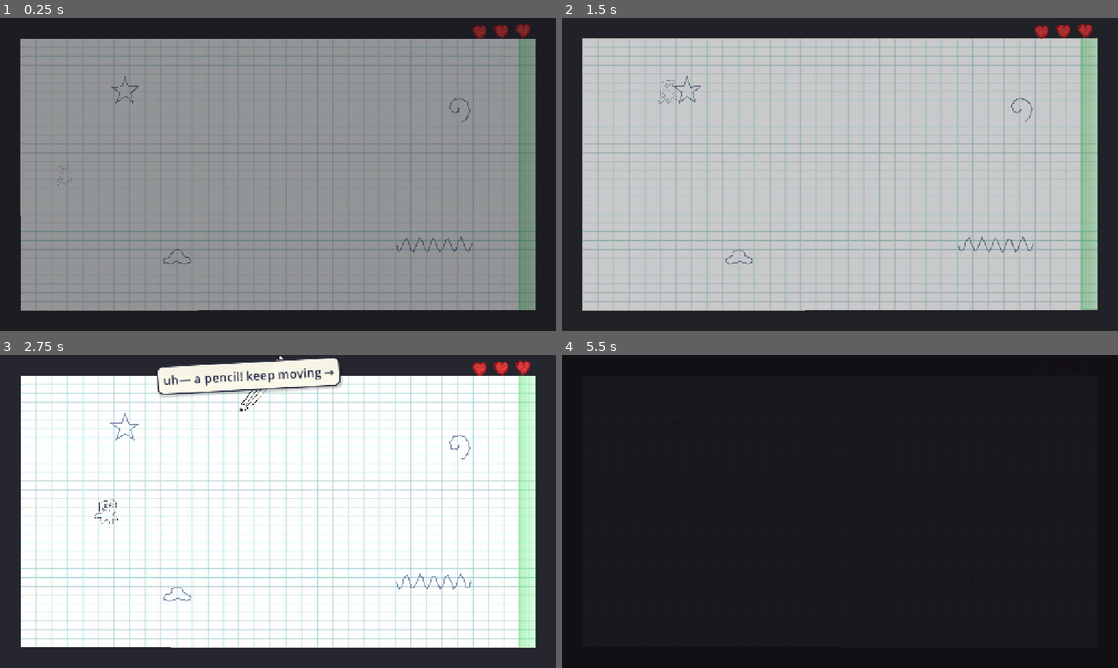
Above: before the commit, frames 1-4 (two rows, left to right).
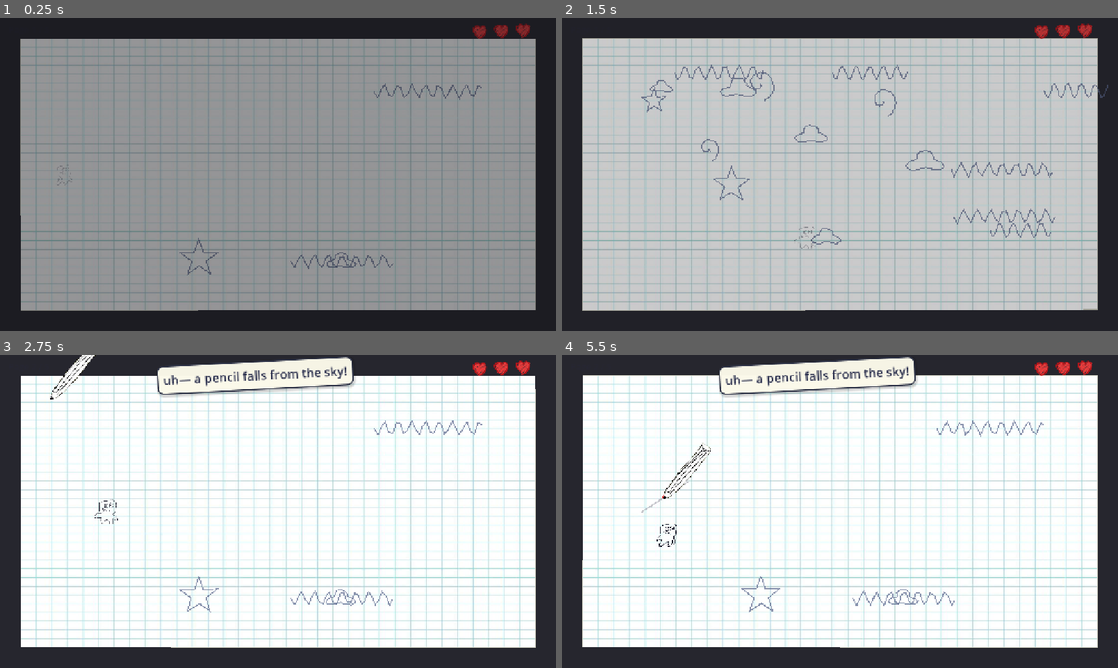
Above: after the commit, the same moments.

Repository: shiarauzo/Shebuiltthis-gamejam
Game: Godot game, scene res://tests/test_main.tscn
Two runs of this game, one before a commit and one after it. Both use one fixed random seed, a clock stepped at 60 frames per second and the inputs below. This scene is started directly instead of the project's main scene.
Inputs (mouse positions are in pixels of both pictures, inside the frame that each line leads up to):
- Up to frame 1 (0.25 s): no input
- Up to frame 2 (1.5 s): tap Enter at 0.5 s; move the mouse to (962, 158) at 0.52 s; hold D 0.53-1.25 s; click (962, 158) at 0.67 s; drag from (728, 190) to (1090, 174) at 1.27 s
- Up to frame 3 (2.75 s): move the mouse to (333, 442) at 2.02 s; hold D from 2.03 s (still down)
- Up to frame 4 (5.5 s): release D at 2.75 s; drag from (812, 574) to (673, 464) at 2.77 s; move the mouse to (1006, 558) at 3.52 s; hold A 3.53-4.25 s; drag from (673, 464) to (1090, 511) at 4.27 s; move the mouse to (867, 511) at 5.02 s; hold S from 5.03 s (still down); click (867, 511) at 5.17 s

The runs differ from the first frame. In frame 1, 2.4% of the frame differs, in the area x 20-97%, y 6-94%; in frame 2, 3.9%; in frame 3, 4.0%; in frame 4, 100%, in the area x 0-100%, y 0-100%.

Commit message:
Sky-falling erasers, escalating doodles, invisible edge, page-1 hint
Reworks the threat model and page progression:

- Erasers now RAIN FROM THE SKY: each drops in, chases briefly, then flies
  back up and leaves (transient). Waves scale with the page — 1 at a time
  on page 3, up to 2-3 at once on the last pages. The pencil also drops in
  from the sky when it arrives on page 2.
- The decorative page doodles now GROW in number each page (4, 7, 10, 13,
  16...), with colliders rebuilt per page, so reaching the end gets busier
  and harder to weave through.
- The green "escape edge" bar is gone — the doodle discovers the page
  continues; on page 1 a speech bubble nudges it ("looks like the path
  continues") as it nears the (now invisible) edge.
- Pencil/eraser/grid credited as third-party where applicable (Vecteezy
  grid, Pinterest pencil); doodle + eraser are Shiara's hand-drawn art.
- Test-only __AWAKE_INVINCIBLE flag lets the e2e prove the win flow on the
  harder later pages (a human dodges; the hold-right bot can't).

Tests updated for the new model (transient erasers, per-page obstacles).
Full suite 32/32, browser e2e 6/6.

Diff:
--- a/scripts/eraser.gd
+++ b/scripts/eraser.gd
@@ -1,18 +1,21 @@
 extends Area2D
 class_name Eraser
-## The giant eraser (phase 2). Chases the player, erases ink it passes over,
-## and chips away one heart each time it touches the player (player i-frames
-## space the hits out, so contact drains a heart roughly once per i-frame
-## window rather than an instant kill).
+## A giant eraser that DROPS FROM THE SKY, chases the doodle for a short while,
+## then flies back up and leaves. Touching it chips one heart (player i-frames
+## space the repeats out, so it's not an instant kill). Several can rain down at
+## once on the later pages — see Game._spawn_eraser_wave().
 
 signal caught_player
 
-const SPEED := 120.0
+const SPEED := 130.0
 const ERASE_RADIUS := 92.0
-const SPAWN_GRACE := 0.6  # can't catch the player for a beat after appearing
+const LIFE := 4.5  # seconds spent chasing before it flies away
 
 var target: Node2D
-var _armed := false
+var land_pos := Vector2.ZERO  # set by the spawner before add_child
+
+var _phase := "enter"  # enter | chase | leave
+var _life_t := 0.0
 
 func _ready() -> void:
 	z_index = 6
@@ -30,29 +33,23 @@
 	spr.scale = Vector2(0.34, 0.34)
 	add_child(spr)
 	body_entered.connect(_on_body_entered)
-	get_tree().create_timer(SPAWN_GRACE).timeout.connect(_arm)
 
-func _arm() -> void:
-	_armed = true
-
-	# Trailing eraser-shaving dust.
-	var dust := CPUParticles2D.new()
-	dust.amount = 18
-	dust.lifetime = 0.6
-	dust.spread = 180.0
-	dust.direction = Vector2(0, 1)
-	dust.gravity = Vector2(0, 50)
-	dust.initial_velocity_min = 8.0
-	dust.initial_velocity_max = 45.0
-	dust.scale_amount_min = 1.0
-	dust.scale_amount_max = 2.5
-	dust.color = Color(0.96, 0.86, 0.89, 0.7)
-	dust.emitting = true
-	add_child(dust)
+	# Drop in from above the page to the landing spot.
+	var sky := Vector2(land_pos.x, Game.sheet_rect.position.y - 170.0)
+	global_position = sky
+	var tw := create_tween()
+	tw.tween_property(self, "global_position:y", land_pos.y, 0.45).set_trans(Tween.TRANS_SINE).set_ease(Tween.EASE_OUT)
+	tw.tween_callback(func(): _phase = "chase")
 
 func _physics_process(delta: float) -> void:
-	# Runs at a fixed 60 Hz (not the uncapped visual frame rate) and settles with
-	# the physics step. Ink is capped (see Pencil.MAX_INK), so this scan is small.
+	if _phase != "chase":
+		return
+
+	_life_t += delta
+	if _life_t >= LIFE:
+		_leave()
+		return
+
 	if target and is_instance_valid(target):
 		var to := target.global_position - global_position
 		if to.length() > 1.0:
@@ -64,14 +61,22 @@
 			ink.queue_free()
 
 	# Contact damage: while overlapping the player, keep signalling a hit. The
-	# player's i-frames swallow the repeats, so each touch costs one heart and
-	# the player gets a window to break away before the next.
-	if _armed and monitoring:
-		for b in get_overlapping_bodies():
-			if b.is_in_group("player"):
-				caught_player.emit()
-				break
+	# player's i-frames swallow the repeats, so each touch costs one heart.
+	for b in get_overlapping_bodies():
+		if b.is_in_group("player"):
+			caught_player.emit()
+			break
+
+## Fly back up off the page, then remove itself.
+func _leave() -> void:
+	if _phase == "leave":
+		return
+	_phase = "leave"
+	monitoring = false
+	var tw := create_tween()
+	tw.tween_property(self, "global_position:y", Game.sheet_rect.position.y - 220.0, 0.55).set_trans(Tween.TRANS_SINE).set_ease(Tween.EASE_IN)
+	tw.tween_callback(queue_free)
 
 func _on_body_entered(body: Node) -> void:
-	if _armed and body.is_in_group("player"):
+	if _phase == "chase" and body.is_in_group("player"):
 		caught_player.emit()
--- a/scripts/escape_edge.gd
+++ b/scripts/escape_edge.gd
@@ -35,12 +35,7 @@
 		reached.emit()
 
 func _draw() -> void:
-	if not active:
-		return
-	var r: Rect2 = Game.sheet_rect
-	var x := r.position.x + r.size.x
-	# Draw in local space (the node sits at the edge center, so subtract `position`).
-	for i in range(8):
-		var a := 0.42 - i * 0.045
-		draw_rect(Rect2(Vector2(x - 40 + i * 5, r.position.y) - position, Vector2(6, r.size.y)), Color(0.30, 0.90, 0.42, a), true)
-	draw_line(Vector2(x, r.position.y) - position, Vector2(x, r.position.y + r.size.y) - position, Color(0.20, 0.80, 0.32, 0.95), 3.0)
+	# The edge is intentionally invisible now — the doodle discovers that the path
+	# continues (a page-1 hint nudges them right). Kept as a node so the win
+	# collision still works if ever wired up.
+	pass
--- a/scripts/game.gd
+++ b/scripts/game.gd
@@ -27,7 +27,9 @@
 
 var player: Player
 var pencil: Pencil
-var eraser: Eraser
+var _erasers_on := false      # eraser rain enabled (from page 3)
+var _eraser_timer := 0.0      # time until the next wave drops
+var _edge_hint_shown := false # page-1 "the path continues" nudge
 var notebook: Notebook
 var edge_glow: EscapeEdge
 var hud_label: Label
@@ -68,6 +70,7 @@
 	notebook = Notebook.new()
 	notebook.z_index = -10
 	add_child(notebook)
+	notebook.set_page(1)
 
 	edge_glow = EscapeEdge.new()
 	add_child(edge_glow)
@@ -158,26 +161,57 @@
 	# page by page as the doodle advances (see _introduce_threats).
 	edge_glow.open()
 
-## Bring in the hazards gradually: the pencil from page 2, the eraser from page 3.
+## Bring in the hazards gradually: the pencil drops in on page 2, the erasers
+## start raining from the sky on page 3 (more of them on later pages).
 func _introduce_threats() -> void:
 	if page >= 2 and pencil.target == null:
-		pencil.target = player  # a null target keeps the pencil inert on page 1
-		pencil.set_process(true)
-		pencil.visible = true
-		_say("uh— a pencil! keep moving →")
-	if page >= 3 and (eraser == null or not is_instance_valid(eraser)):
-		_spawn_eraser()
-		_say("the eraser!! run!")
-
-func _spawn_eraser() -> void:
+		_drop_in_pencil()
+		_say("uh— a pencil falls from the sky!")
+	if page >= 3 and not _erasers_on:
+		_erasers_on = true
+		_eraser_timer = 1.2 if _fast else 2.4
+		_spawn_eraser_wave()  # the first one right away
+		_say("erasers!! they're raining down— run!")
+
+## The pencil drops from above, then starts hunting once it lands.
+func _drop_in_pencil() -> void:
+	var top := Game.sheet_rect.position.y + 24.0
+	pencil.target = player
+	pencil.visible = true
+	pencil.set_process(false)
+	pencil.global_position = Vector2(player.global_position.x, Game.sheet_rect.position.y - 170.0)
+	var tw := create_tween()
+	tw.tween_property(pencil, "global_position:y", top, 0.5).set_trans(Tween.TRANS_SINE).set_ease(Tween.EASE_OUT)
+	tw.tween_callback(func(): pencil.set_process(true))
+
+func _eraser_wave_size() -> int:
+	if page >= 5:
+		return 3
+	if page >= 4:
+		return 2
+	return 1
+
+func _spawn_eraser_wave() -> void:
 	var r: Rect2 = Game.sheet_rect
-	eraser = Eraser.new()
-	eraser.target = player
-	eraser.global_position = r.position + Vector2(28, 28)
-	add_child(eraser)
-	eraser.caught_player.connect(player.take_damage)  # contact chips a heart, not instant death
-	shake(14.0, 0.45)
-	flash(Color(0.95, 0.55, 0.66), 0.35, 0.45)
+	for i in range(_eraser_wave_size()):
+		var lx := r.position.x + randf_range(r.size.x * 0.2, r.size.x * 0.9)
+		var ly := r.position.y + randf_range(60.0, 120.0)
+		_spawn_eraser(Vector2(lx, ly))
+	shake(10.0, 0.3)
+	flash(Color(0.95, 0.55, 0.66), 0.28, 0.4)
+
+func _spawn_eraser(landing: Vector2) -> void:
+	var e := Eraser.new()
+	e.target = player
+	e.land_pos = landing
+	e.add_to_group("erasers")
+	add_child(e)
+	e.caught_player.connect(player.take_damage)  # contact chips a heart, not instant death
+
+func _clear_erasers() -> void:
+	for e in get_tree().get_nodes_in_group("erasers"):
+		if is_instance_valid(e):
+			e.queue_free()
 
 # --- Per-frame -----------------------------------------------------------
 
@@ -199,8 +233,21 @@
 
 	if state == "play":
 		survival_time += delta
-		hud_label.text = "Page %d / %d   —   run for the edge →" % [page, total_pages]
+		hud_label.text = "Page %d / %d" % [page, total_pages]
 		var r: Rect2 = Game.sheet_rect
+
+		# Rain erasers from the sky in waves once enabled (page 3+).
+		if _erasers_on:
+			_eraser_timer -= delta
+			if _eraser_timer <= 0.0:
+				_eraser_timer = maxf(1.6, 4.0 - page * 0.4)
+				_spawn_eraser_wave()
+
+		# Page 1: nudge the doodle onward when it nears the (invisible) edge.
+		if page == 1 and not _edge_hint_shown and player.global_position.x >= r.position.x + r.size.x - 260.0:
+			_edge_hint_shown = true
+			_say("huh— looks like the path continues →")
+
 		if player.global_position.x >= r.position.x + r.size.x - 24.0:
 			_flip_page()
 
@@ -216,8 +263,8 @@
 	var r: Rect2 = Game.sheet_rect
 	player.set_physics_process(false)
 	player.invincible = true  # safe during the flip cinematic
-	if eraser and is_instance_valid(eraser):
-		eraser.monitoring = false  # can't catch the doodle mid-flip
+	_clear_erasers()          # any in-flight erasers leave with the page
+	_eraser_timer = 1.0
 	edge_glow.active = false
 	edge_glow.queue_redraw()
 
@@ -244,10 +291,9 @@
 	var ending := page > total_pages
 	if not ending:
 		_clear_ink()
+		notebook.set_page(page)  # more decorative doodles each page
 		player.global_position = Vector2(r.position.x + 60.0, r.position.y + r.size.y * 0.5)
 		player.rotation = 0.0
-		if eraser and is_instance_valid(eraser):
-			eraser.global_position = r.position + Vector2(40.0, 40.0)
 
 	# Turn the page around the left-hand spine: it lifts edge-on (the 3D beat),
 	# then lays over to the left, fading out so the fresh sheet is revealed.
@@ -263,12 +309,10 @@
 
 	edge_glow.active = true
 	edge_glow.queue_redraw()
-	if eraser and is_instance_valid(eraser):
-		eraser.monitoring = true
 	player.invincible = false
 	player.set_physics_process(true)
 	state = "play"
-	_introduce_threats()  # pencil from page 2, eraser from page 3
+	_introduce_threats()  # pencil from page 2, erasers rain from page 3
 
 # Lazily build the 3D page (a lit QuadMesh hinged at the spine, rendered into a
 # transparent SubViewport overlaid on the 2D game).
@@ -355,9 +399,8 @@
 	var r: Rect2 = Game.sheet_rect
 	if pencil:
 		pencil.set_process(false)
-	if eraser and is_instance_valid(eraser):
-		eraser.queue_free()  # the threat is over; remove it so the cinematic is safe
-		eraser = null
+	_erasers_on = false
+	_clear_erasers()  # the threat is over; remove any so the cinematic is safe
 	_clear_ink()
 	player.set_physics_process(false)
 	player.invincible = true
--- a/scripts/notebook.gd
+++ b/scripts/notebook.gd
@@ -1,32 +1,64 @@
 extends Node2D
 class_name Notebook
-## Graph-paper notebook page drawn procedurally (white sheet, light-blue square
-## grid, a few static doodles). Every stroke "boils" via Game.boil_jitter so the
-## whole page wobbles like a living doodle.
+## Graph-paper notebook page: the squared-paper texture plus a set of decorative
+## doodles that GROWS each page (more clutter to weave around the deeper you go).
+## Every stroke "boils" via Game.boil_jitter so the page wobbles like a doodle.
 
 const OBSTACLE_LAYER := 2  # the doodle player bumps into these (matches Player.OBSTACLE_LAYER)
 
 var _grid_tex: Texture2D
+var _page := 1
+var _doodles: Array = []  # [{pos, type, size}], regenerated per page
 
 func _ready() -> void:
 	_grid_tex = load("res://assets/sprites/grid_paper.jpg") as Texture2D
 	Game.boil_tick.connect(queue_redraw)
-	_build_obstacles()
 
-## Solid colliders under the decorative doodles so the player bumps them
-## instead of walking over them. Positions mirror the ones drawn in _draw().
-func _build_obstacles() -> void:
+## Regenerate the decorative doodles + their colliders for the given page. The
+## count grows with the page, so reaching the end gets busier and harder.
+func set_page(p: int) -> void:
+	_page = p
+	_doodles.clear()
 	var r: Rect2 = Game.sheet_rect
-	_add_circle(r.position + Vector2(240, 120), 30.0)                       # star
-	_add_circle(r.position + Vector2(r.size.x - 180, 160), 22.0)           # spiral
-	_add_circle(r.position + Vector2(360, r.size.y - 120), 22.0)           # cloud
-	_add_rect(r.position + Vector2(r.size.x - 320 + 87, r.size.y - 150), Vector2(174, 30))  # squiggle
+	var count := 4 + (p - 1) * 3  # 4, 7, 10, 13, 16 ...
+	for i in range(count):
+		var k := p * 100 + i
+		var hx := _h(k * 2 + 1)
+		var hy := _h(k * 2 + 2)
+		var pos := r.position + Vector2(
+			lerpf(150.0, r.size.x - 110.0, hx),   # leave the start column and the edge clear
+			lerpf(70.0, r.size.y - 70.0, hy))
+		_doodles.append({
+			"pos": pos,
+			"type": int(_h(k * 3 + 5) * 4.0) % 4,
+			"size": 0.8 + _h(k * 4 + 9) * 0.7,
+		})
+	_rebuild_obstacles()
+	queue_redraw()
+
+func _h(n: int) -> float:
+	var s := sin(float(n) * 12.9898 + 78.233) * 43758.5453
+	return s - floor(s)
+
+# --- Obstacles -----------------------------------------------------------
+
+func _rebuild_obstacles() -> void:
+	for c in get_children():
+		if c is StaticBody2D:
+			c.queue_free()
+	for d in _doodles:
+		match d.type:
+			3:  # squiggle: a horizontal bar
+				_add_rect(d.pos + Vector2(87.0 * d.size, 0), Vector2(174.0 * d.size, 28.0))
+			_:  # star / spiral / cloud: a circle
+				_add_circle(d.pos, 28.0 * d.size)
 
 func _add_obstacle(shape: Shape2D, pos: Vector2) -> void:
 	var body := StaticBody2D.new()
 	body.position = pos
 	body.collision_layer = OBSTACLE_LAYER
 	body.collision_mask = 0
+	body.add_to_group("doodle_obstacles")
 	var cs := CollisionShape2D.new()
 	cs.shape = shape
 	body.add_child(cs)
@@ -42,13 +74,15 @@
 	sh.size = size
 	_add_obstacle(sh, pos)
 
+# --- Drawing -------------------------------------------------------------
+
 func _j(p: Vector2, amp := 1.3) -> Vector2:
 	return Game.boil_jitter(p, amp)
 
 func _draw() -> void:
 	var r: Rect2 = Game.sheet_rect
 
-	# Graph-paper sheet: the hand-picked squared-paper texture stretched to fill.
+	# Graph-paper sheet: the squared-paper texture stretched to fill.
 	if _grid_tex:
 		draw_texture_rect(_grid_tex, r, false)
 	else:
@@ -60,40 +94,42 @@
 		_j(r.position + r.size), _j(r.position + Vector2(0, r.size.y)), _j(r.position)])
 	draw_polyline(border, Color(0.80, 0.80, 0.74), 1.5)
 
-	# Static decorative doodles (ambiance / obstacles, non-interactive).
-	var d := Color(0.35, 0.4, 0.55, 0.7)
-	_doodle_star(Vector2(r.position.x + 240, r.position.y + 120), d)
-	_doodle_spiral(Vector2(r.position.x + r.size.x - 180, r.position.y + 160), d)
-	_doodle_cloud(Vector2(r.position.x + 360, r.position.y + r.size.y - 120), d)
-	_doodle_squiggle(Vector2(r.position.x + r.size.x - 320, r.position.y + r.size.y - 150), d)
+	# Decorative doodles for this page (also the things the player bumps into).
+	var col := Color(0.35, 0.4, 0.55, 0.7)
+	for d in _doodles:
+		match d.type:
+			0: _doodle_star(d.pos, col, d.size)
+			1: _doodle_spiral(d.pos, col, d.size)
+			2: _doodle_cloud(d.pos, col, d.size)
+			3: _doodle_squiggle(d.pos, col, d.size)
 
-func _doodle_star(c: Vector2, col: Color) -> void:
+func _doodle_star(c: Vector2, col: Color, s := 1.0) -> void:
 	var pts: PackedVector2Array = []
 	for i in range(11):
 		var ang := -PI / 2.0 + i * PI * 2.0 / 10.0
-		var rad := 32.0 if i % 2 == 0 else 13.0
+		var rad := (32.0 if i % 2 == 0 else 13.0) * s
 		pts.append(_j(c + Vector2(cos(ang), sin(ang)) * rad))
 	draw_polyline(pts, col, 2.5)
 
-func _doodle_spiral(c: Vector2, col: Color) -> void:
+func _doodle_spiral(c: Vector2, col: Color, s := 1.0) -> void:
 	var pts: PackedVector2Array = []
 	for i in range(46):
 		var t := i / 6.0
-		pts.append(_j(c + Vector2(cos(t), sin(t)) * (2.0 + t * 4.2)))
+		pts.append(_j(c + Vector2(cos(t), sin(t)) * (2.0 + t * 4.2) * s))
 	draw_polyline(pts, col, 2.5)
 
-func _doodle_cloud(c: Vector2, col: Color) -> void:
+func _doodle_cloud(c: Vector2, col: Color, s := 1.0) -> void:
 	var pts: PackedVector2Array = []
 	for i in range(25):
 		var t := i / 24.0 * TAU
-		var rad := 26.0 + 9.0 * sin(t * 3.0)
+		var rad := (26.0 + 9.0 * sin(t * 3.0)) * s
 		pts.append(_j(c + Vector2(cos(t) * rad, sin(t) * rad * 0.55)))
 	pts.append(pts[0])
 	draw_polyline(pts, col, 2.5)
 
-func _doodle_squiggle(c: Vector2, col: Color) -> void:
+func _doodle_squiggle(c: Vector2, col: Color, s := 1.0) -> void:
 	var pts: PackedVector2Array = []
 	for i in range(30):
-		var x := i * 6.0
+		var x := i * 6.0 * s
 		pts.append(_j(c + Vector2(x, sin(x * 0.2) * 16.0)))
 	draw_polyline(pts, col, 2.5)
--- a/scripts/player.gd
+++ b/scripts/player.gd
@@ -23,9 +23,11 @@
 var _touch_target := Vector2.ZERO
 var _dead := false
 var _sprite: AnimatedSprite2D
+var _godmode := false  # test-only: __AWAKE_INVINCIBLE lets the e2e prove the win flow
 
 func _ready() -> void:
 	add_to_group("player")
+	_godmode = Game.web_flag("__AWAKE_INVINCIBLE")  # cached once (no per-hit JS eval)
 	z_index = 5
 	collision_layer = 1
 	collision_mask = OBSTACLE_LAYER  # bump into the page's decorative doodles
@@ -129,7 +131,7 @@
 	died.emit()
 
 func take_damage() -> void:
-	if invincible or _dead:
+	if _godmode or invincible or _dead:
 		return
 	health -= 1
 	health_changed.emit(health)
--- a/tests/test_main.gd
+++ b/tests/test_main.gd
@@ -29,7 +29,7 @@
 	await _test_pencil_draws_ink()
 	await _test_ink_cap()
 	await _test_ink_damages_standing_player()
-	await _test_eraser_spawn_grace_and_catch()
+	await _test_eraser_contact_and_leaves()
 	await _test_page_flip_advances()
 	await _test_five_pages_then_win()
 
@@ -174,8 +174,8 @@
 	g._begin_play()
 	await get_tree().physics_frame
 	_check("begins play on input", g.state == "play", "(state=%s)" % g.state)
-	# Page 1 is a calm explore: no pencil, no eraser yet.
-	_check("page 1 has no eraser yet", g.eraser == null)
+	# Page 1 is a calm explore: no pencil, no erasers yet.
+	_check("page 1 has no erasers yet", get_tree().get_nodes_in_group("erasers").size() == 0)
 	_check("page 1 pencil has no target yet", g.pencil.target == null)
 	await _free_game(g)
 
@@ -183,16 +183,30 @@
 	_log("[player bumps decorative doodles]")
 	var g = await _make_game()
 	g._begin_play()
+	g.notebook.set_page(5)  # a busy page -> plenty of obstacles to pick from
+	await get_tree().process_frame  # let the old obstacles' queue_free settle
 	g.player.set_physics_process(false)  # drive movement manually
 	var r: Rect2 = Game.sheet_rect
-	var star := r.position + Vector2(240, 120)  # a known obstacle (see notebook.gd)
-	g.player.global_position = star - Vector2(60, 0)
+	# Pick a doodle obstacle (scoped to this notebook) with room to its left.
+	var ob: Node2D = null
+	for o in g.notebook.get_children():
+		if not (o is StaticBody2D):
+			continue
+		if o.position.x > r.position.x + 250.0 and o.position.x < r.position.x + r.size.x - 150.0 \
+				and o.position.y > r.position.y + 100.0 and o.position.y < r.position.y + r.size.y - 100.0:
+			ob = o
+			break
+	_check("found a testable doodle obstacle", ob != null)
+	if ob == null:
+		await _free_game(g)
+		return
+	g.player.global_position = Vector2(ob.position.x - 80.0, ob.position.y)
 	for i in range(40):
-		g.player.velocity = Vector2(300, 0)
+		g.player.velocity = Vector2(320, 0)
 		g.player.move_and_slide()
 		await get_tree().physics_frame
-	_check("blocked by the star doodle (can't walk through)", g.player.global_position.x < star.x,
-		"(px=%.0f starx=%.0f)" % [g.player.global_position.x, star.x])
+	_check("blocked by a doodle (can't walk through)", g.player.global_position.x < ob.position.x,
+		"(px=%.0f obx=%.0f)" % [g.player.global_position.x, ob.position.x])
 	await _free_game(g)
 
 func _test_threats_are_incremental() -> void:
@@ -200,14 +214,14 @@
 	var g = await _make_game()
 	g._begin_play()
 	_check("page 1: no pencil", g.pencil.target == null)
-	_check("page 1: no eraser", g.eraser == null)
+	_check("page 1: no erasers", get_tree().get_nodes_in_group("erasers").size() == 0)
 	g.page = 2
 	g._introduce_threats()
-	_check("page 2: pencil scribbling", g.pencil.target != null)
-	_check("page 2: still no eraser", g.eraser == null)
+	_check("page 2: pencil drops in", g.pencil.target != null)
+	_check("page 2: still no erasers", get_tree().get_nodes_in_group("erasers").size() == 0)
 	g.page = 3
 	g._introduce_threats()
-	_check("page 3: eraser appears", g.eraser != null and is_instance_valid(g.eraser))
+	_check("page 3: erasers start raining", g._erasers_on and get_tree().get_nodes_in_group("erasers").size() >= 1)
 	await _free_game(g)
 
 func _test_pencil_draws_ink() -> void:
@@ -249,31 +263,31 @@
 	_check("stroke on standing player deals damage", player.health < hp0, "(hp %d->%d)" % [hp0, player.health])
 	await _free_game(g)
 
-func _test_eraser_spawn_grace_and_catch() -> void:
-	_log("[eraser spawn grace + contact damage]")
+func _test_eraser_contact_and_leaves() -> void:
+	_log("[eraser drops in, chips a heart, then leaves]")
 	var g = await _make_game()
 	g._begin_play()
 	g.page = 3
-	g._introduce_threats()  # the eraser appears on page 3
-	var player = g.player
-	await get_tree().physics_frame
-	_check("eraser exists", g.eraser != null)
-	# Force overlap immediately; grace must protect.
-	g.eraser.global_position = player.global_position
-	for i in range(5):
-		await get_tree().physics_frame
-	_check("no hit during spawn grace", player.health == Player.MAX_HEALTH and not g.ended, "(hp=%d)" % player.health)
-	await get_tree().create_timer(g.eraser.SPAWN_GRACE).timeout
-	# Contact chips one heart (not an instant kill); keep the eraser on the player.
+	g._introduce_threats()  # rains the first wave of erasers
+	var erasers := get_tree().get_nodes_in_group("erasers")
+	_check("an eraser dropped in", erasers.size() >= 1)
+	if erasers.size() == 0:
+		await _free_game(g)
+		return
+	var e = erasers[0]
+	var player = g.player
+	# Once it finishes dropping (chase phase) and we keep it on the player, contact
+	# chips a heart — i-frames mean it's not an instant kill.
 	var chipped := await _wait_until(func():
-		g.eraser.global_position = player.global_position
-		return player.health < Player.MAX_HEALTH, 3.0)
+		if is_instance_valid(e):
+			e.global_position = player.global_position
+		return player.health < Player.MAX_HEALTH, 4.0)
 	_check("eraser contact chips a heart, not instant death", chipped and not g.ended, "(hp=%d)" % player.health)
-	# Sustained contact eventually drains every heart -> loss.
-	var lost := await _wait_until(func():
-		g.eraser.global_position = player.global_position
-		return g.ended, 6.0)
-	_check("sustained eraser contact eventually loses", lost and Game.won == false, "(hp=%d)" % player.health)
+	# It's transient: after its lifetime it flies away and frees itself. Track by
+	# instance id so the closure never captures a freed object.
+	var eid := e.get_instance_id()
+	var left := await _wait_until(func(): return not is_instance_valid(instance_from_id(eid)), 7.0)
+	_check("eraser leaves after a while (transient)", left)
 	await _free_game(g)
 
 func _test_page_flip_advances() -> void:
Not shown, changed: CREDITS.txt
Not shown, changed: tests/e2e/e2e.sh
